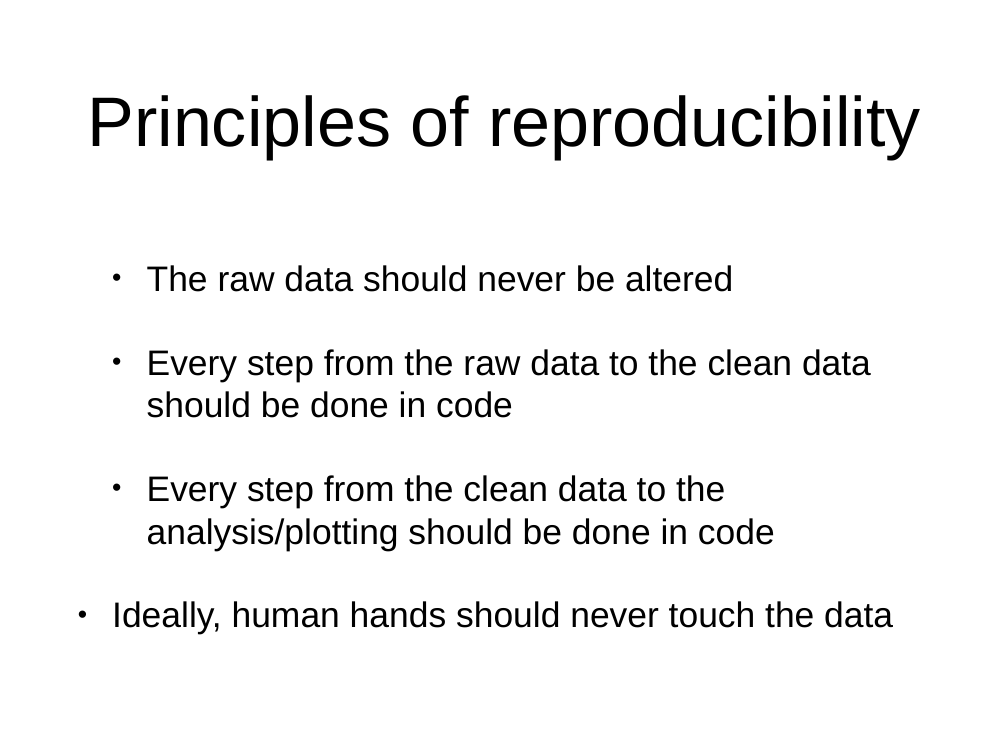
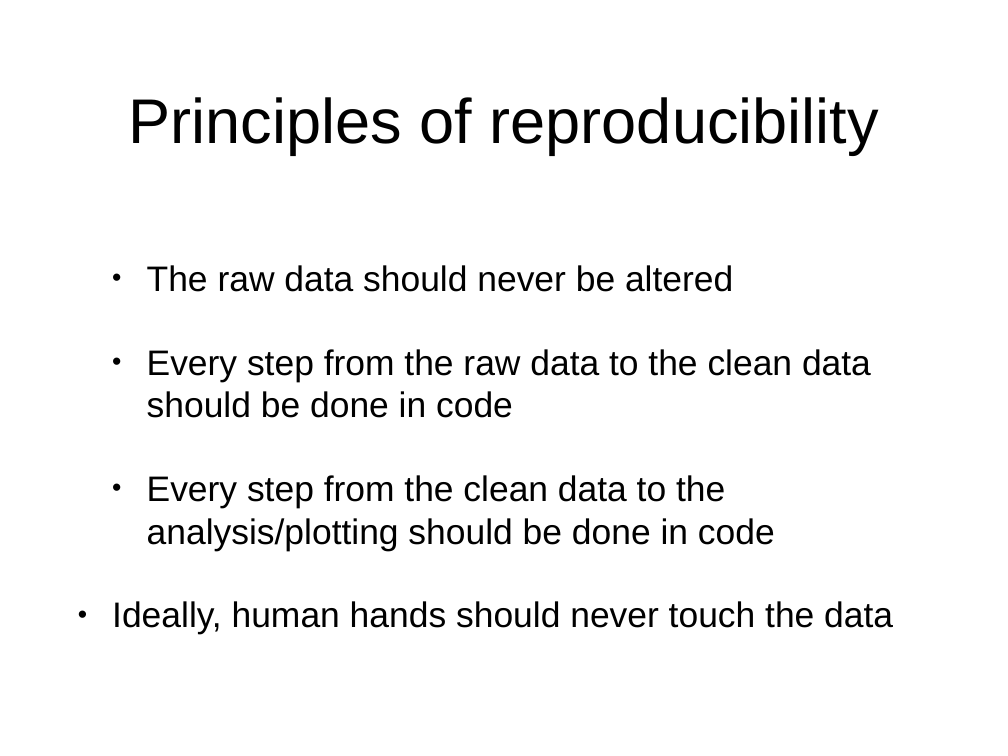
Before and after one commit to seanchrismurphy/A-Psychologists-Guide-to-R, a slide deck: slide 2 of Week 6/Tidy data.pptx. Drawn at 1008x756 pixels with LibreOffice and Linux fonts; fonts in the diff are those of the drawing. Boxes give left, top, right and bottom in pixels: in the first picture for what was removed or moved away, otherwise in the second. Text is boxed around its words. In the diff, an @@ line names an element or a change of style, - is before the commit and + after.

```diff
--- a/Week 6/Tidy data.pptx
+++ b/Week 6/Tidy data.pptx
@@ title "Principles of reproducibility" at [129,97,879,154]: size 71.2 to 64.1 pt @@
```
Also in this commit, not shown: 3 other slides changed, 1 slide added, 5 other files.
